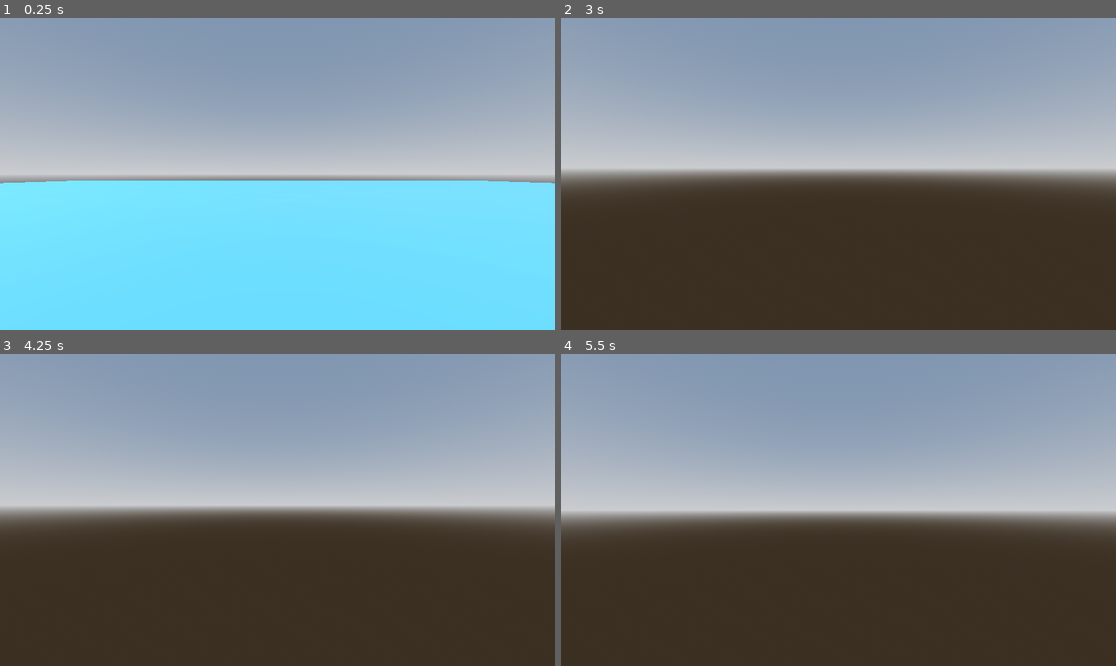
Above: before the commit, frames 1-4 (two rows, left to right).
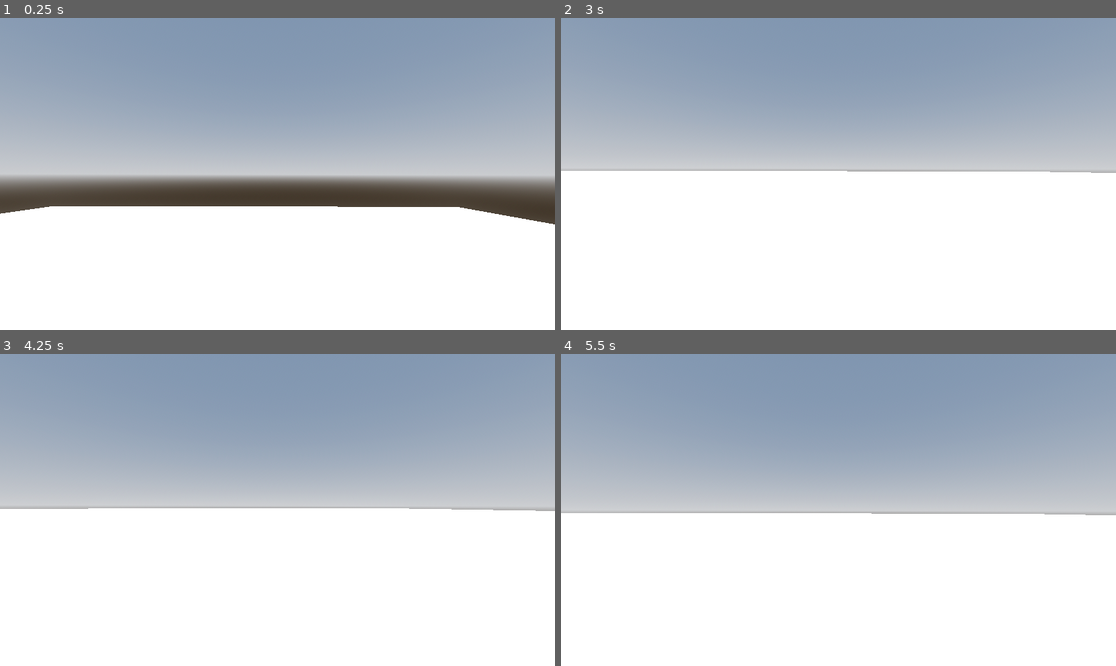
Above: after the commit, the same moments.

Repository: Riley2512/Food-Runner-
Game: Godot game, scene res://3DLevel.tscn
Same seed, same stepped clock (60 frames per second), same inputs: the game is played once before the commit and once after it.
Inputs (mouse positions are in pixels of both pictures, inside the frame that each line leads up to):
- Up to frame 1 (0.25 s): no input
- Up to frame 2 (3 s): tap Enter (ui_accept) at 0.5, 0.6, 0.77, 1.07, 1.35, 1.52, 1.82, 2.1, 2.85 s; move the mouse to (866, 174) at 0.52 s; hold Up (ui_up) from 0.53 s (still down); move the mouse to (810, 174) at 1.27 s; move the mouse to (849, 167) at 2.02 s; move the mouse to (832, 180) at 2.77 s
- Up to frame 3 (4.25 s): keep holding Up (ui_up); tap Enter (ui_accept) at 3.02, 3.32, 3.5, 3.6, 3.77, 4.07 s; move the mouse to (316, 513) at 3.52 s
- Up to frame 4 (5.5 s): keep holding Up (ui_up); tap Enter (ui_accept) at 4.25, 4.35, 4.52, 4.82, 5, 5.1 s; move the mouse to (794, 506) at 4.27 s; move the mouse to (844, 510) at 5.02 s

The runs differ from the first frame. In frame 1, 48% of the frame differs, in the area x 0-100%, y 52-100%; in frame 2, 51%, in the area x 0-100%, y 48-100%; in frame 3, 50%; in frame 4, 49%.

Commit message:
Making my new map and my player can move now

Diff:
--- a/3DLevel.tscn
+++ b/3DLevel.tscn
@@ -16,7 +16,6 @@
 glow_enabled = true
 
 [sub_resource type="StandardMaterial3D" id="StandardMaterial3D_wvy5o"]
-albedo_color = Color(0.18625835, 0.47137558, 1, 1)
 
 [sub_resource type="PlaneMesh" id="PlaneMesh_kfcwk"]
 size = Vector2(20, 20)
@@ -41,10 +40,10 @@
 	if not is_on_floor():
 		velocity.y -= gravity * delta
 
-	if Input.is_action_just_pressed(\"ui_accept\") and is_on_floor():
+	if Input.is_action_just_pressed(\"jump\") and is_on_floor():
 		velocity.y = JUMP_VELOCITY
 
-	var input_dir := Input.get_vector(\"ui_left\", \"ui_right\", \"ui_up\", \"ui_down\")
+	var input_dir := Input.get_vector(\"left\", \"right\", \"forward\", \"back\")
 	var direction := (transform.basis * Vector3(input_dir.x, 0, input_dir.y)).normalized()
 
 	if direction:
@@ -70,6 +69,8 @@
 		Input.set_mouse_mode(Input.MOUSE_MODE_VISIBLE)
 "
 
+[sub_resource type="PrismMesh" id="PrismMesh_wvy5o"]
+
 [node name="Node3D" type="Node3D" unique_id=1937742022]
 
 [node name="WorldEnvironment" type="WorldEnvironment" parent="." unique_id=821989912]
@@ -80,22 +81,27 @@
 shadow_enabled = true
 
 [node name="Floor" type="MeshInstance3D" parent="." unique_id=1541946106]
-transform = Transform3D(29.357096, 0, 0, 0, 1.1840702, 0, 0, 0, 28.681992, 0.010515213, -29.845137, -0.3864832)
+transform = Transform3D(29.357096, 0, 0, 0, 1.1840702, 0, 0, 0, 28.681992, -30.989487, -66.697, -9.084351)
 material_override = SubResource("StandardMaterial3D_wvy5o")
 mesh = SubResource("PlaneMesh_kfcwk")
 
-[node name="StaticBody3D" type="StaticBody3D" parent="Floor" unique_id=752713373]
-transform = Transform3D(1, 0, 0, 0, 1, 0, 0, 0, 1.0000002, 0, -21.534433, 0)
+[node name="StaticBody3D" type="StaticBody3D" parent="Floor" unique_id=1711100903]
 
-[node name="CollisionShape3D" type="CollisionShape3D" parent="Floor/StaticBody3D" unique_id=1514146640]
-transform = Transform3D(0.99999994, 0, 0, 0, 0.99999994, 0, 0, 0, 1, 0, 9.737278, 0)
+[node name="CollisionShape3D" type="CollisionShape3D" parent="Floor/StaticBody3D" unique_id=102598763]
 shape = SubResource("ConcavePolygonShape3D_wvy5o")
 
 [node name="Player" parent="." unique_id=1412401694 instance=ExtResource("1_wvy5o")]
-transform = Transform3D(1, 0, 0, 0, 1, 0, 0, 0, 1, 0, -27.95172, 0)
+transform = Transform3D(0.9999969, -0.0023426986, -0.00078352547, 0.0023405799, 0.9999936, -0.002684913, 0.0007898319, 0.002683065, 0.99999607, 0, -27.95172, 0)
 script = SubResource("GDScript_wvy5o")
 
 [node name="Neck" type="Node3D" parent="Player" unique_id=1505775033]
 transform = Transform3D(1, 0, 0, 0, 1, 0, 0, 0, 1, 0, 27.95172, 0)
 
 [node name="Camera3D" type="Camera3D" parent="Player" unique_id=2079347371]
+
+[node name="MeshInstance3D" type="MeshInstance3D" parent="." unique_id=1380218773]
+transform = Transform3D(1, 0, 0, 0, 1, 0, 0, 0, 1, 0, -25.474586, 0)
+mesh = SubResource("PrismMesh_wvy5o")
+
+[node name="GridMap" type="GridMap" parent="." unique_id=264327961]
+transform = Transform3D(29.357096, 0, 0, 0, 1.1840702, 0, 0, 0, 28.681992, -30.989487, -66.697, -9.084351)
--- /dev/null
+++ b/map.tscn
@@ -0,0 +1,8 @@
+[gd_scene format=3 uid="uid://bt6mnygt13bwo"]
+
+[ext_resource type="PackedScene" uid="uid://cvlvbcjkbw2k7" path="res://Asssets/Assets/gltf/floor_kitchen.gltf" id="1_c7s6e"]
+
+[node name="Map" type="Node3D" unique_id=2088233428]
+
+[node name="floor_kitchen2" parent="." unique_id=1895022528 instance=ExtResource("1_c7s6e")]
+transform = Transform3D(1, 0, 0, 0, 1, 0, 0, 0, 1, -490.49097, 826.9139, -256.25015)
--- a/project.godot
+++ b/project.godot
@@ -25,7 +25,7 @@
 }
 right={
 "deadzone": 0.2,
-"events": [Object(InputEventKey,"resource_local_to_scene":fa …(140 unchanged characters)… d":false,"keycode":0,"physical_keycode":82,"key_label":0,"unicode":114,"location":0,"echo":false,"script":null)
+"events": [Object(InputEventKey,"resource_local_to_scene":fa …(140 unchanged characters)… d":false,"keycode":0,"physical_keycode":68,"key_label":0,"unicode":100,"location":0,"echo":false,"script":null)
 , Object(InputEventKey,"resource_local_to_scene":false,"resource_name":"","device":-1,"window_id":0,"alt_pressed":false …(186 unchanged characters)…
 ]
 }
@@ -41,6 +41,11 @@
 , Object(InputEventKey,"resource_local_to_scene":false,"resource_name":"","device":-1,"window_id":0,"alt_pressed":false …(186 unchanged characters)…
 ]
 }
+jump={
+"deadzone": 0.2,
+"events": [Object(InputEventKey,"resource_local_to_scene":false,"resource_name":"","device":-1,"window_id":0,"alt_pressed":false,"shift_pressed":false,"ctrl_pressed":false,"meta_pressed":false,"pressed":false,"keycode":0,"physical_keycode":32,"key_label":0,"unicode":32,"location":0,"echo":false,"script":null)
+]
+}
 
 [physics]
 
Not shown, added: Asssets/Assets/fbx (unity)/bowl.fbx.import
Not shown, added: Asssets/Assets/fbx (unity)/bowl_dirty.fbx.import
Not shown, added: Asssets/Assets/fbx (unity)/bowl_small.fbx.import
Not shown, added: Asssets/Assets/fbx (unity)/chair_A.fbx.import
Not shown, added: Asssets/Assets/fbx (unity)/chair_B.fbx.import
Not shown, added: Asssets/Assets/fbx (unity)/chair_stool.fbx.import
Not shown, added: Asssets/Assets/fbx (unity)/crate.fbx.import
Not shown, added: Asssets/Assets/fbx (unity)/crate_buns.fbx.import
Not shown, added: Asssets/Assets/fbx (unity)/crate_carrots.fbx.import
Not shown, added: Asssets/Assets/fbx (unity)/crate_cheese.fbx.import
Not shown, added: Asssets/Assets/fbx (unity)/crate_ham.fbx.import
Not shown, added: Asssets/Assets/fbx (unity)/crate_lettuce.fbx.import
(and 1312 more such lines)
